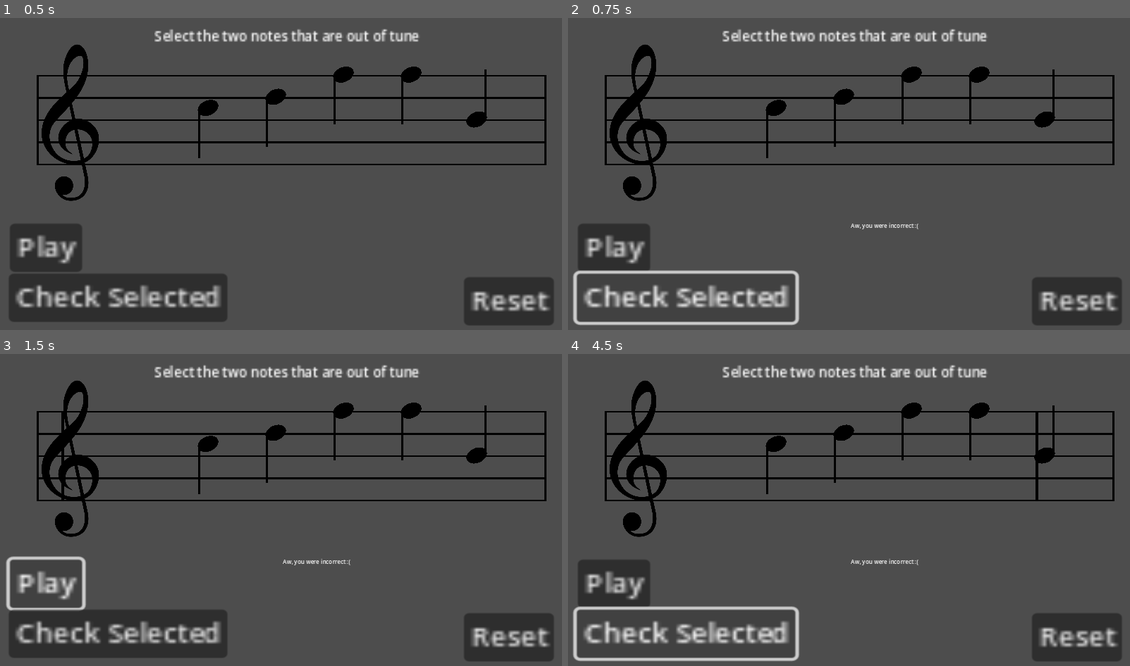
Above: before the commit, frames 1-4 (two rows, left to right).
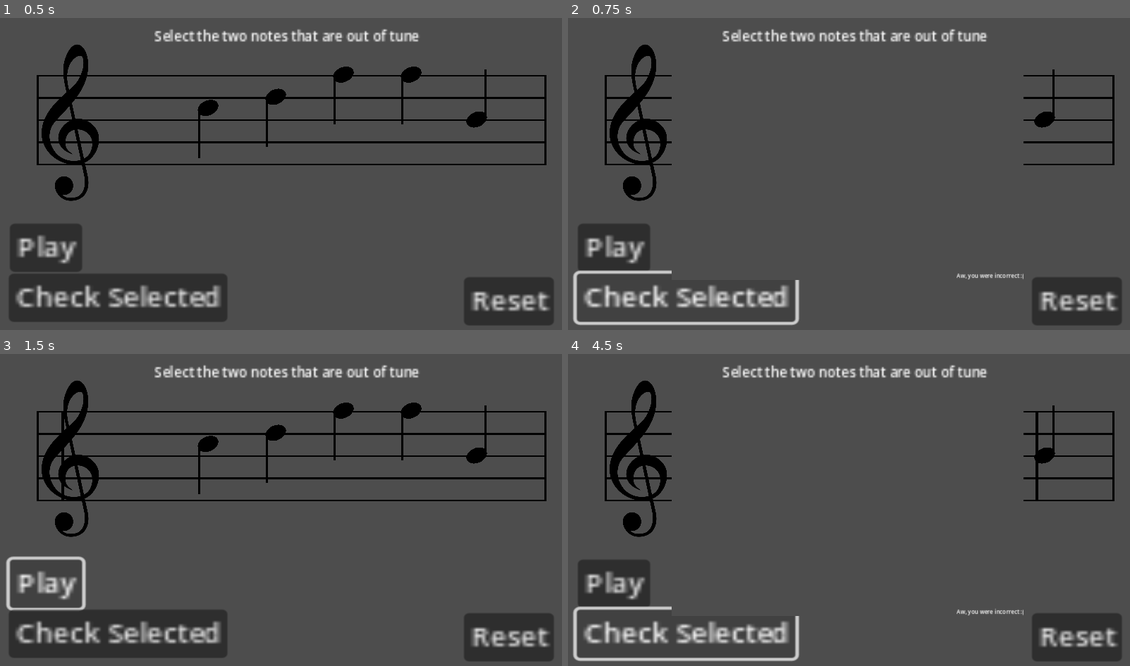
Above: after the commit, the same moments.

Repository: Sniggiho/COMP225-Reluna
Game: Godot game, scene res://Scenes/firstScene.tscn
Two runs of this game, one before a commit and one after it. Both use one fixed random seed, a clock stepped at 60 frames per second and the inputs below.
Inputs (mouse positions are in pixels of both pictures, inside the frame that each line leads up to):
- Up to frame 1 (0.5 s): no input
- Up to frame 2 (0.75 s): click "Check Selected" at 0.5 s
- Up to frame 3 (1.5 s): click "Play" at 1.25 s
- Up to frame 4 (4.5 s): click "Play" at 2 s; click (775, 444) at 2.77 s; click (775, 444) at 3.52 s; click "Check Selected" at 4.25 s

Frame 1 is identical in both runs. In frame 2, 2.9% of the frame differs, in the area x 18-82%, y 15-84%; in frame 3, 0.1%; in frame 4, 2.9%.

Commit message:
added popup window for feedback

Diff:
--- /dev/null
+++ b/Project/Scenes/FeedbackPopup.gd
@@ -0,0 +1,15 @@
+extends Popup
+
+
+# Called when the node enters the scene tree for the first time.
+func _ready():
+	pass # Replace with function body.
+
+
+# Called every frame. 'delta' is the elapsed time since the previous frame.
+func _process(delta):
+	pass
+
+
+func _on_check_button_pressed():
+	popup()
--- a/Project/Scenes/LevelManager/LevelManager.gd
+++ b/Project/Scenes/LevelManager/LevelManager.gd
@@ -116,7 +116,7 @@
 
 	var correct : bool = listOfDetunedNotes.hash() == playersSelectedNotes.hash()
 
-	var feedbackText = get_parent().find_child("feedbackTemp")
+	var feedbackText = get_parent().find_child("Popup").find_child("feedbackTemp")
 
 	## TODO
 	if correct:
--- a/Project/Scenes/firstScene.tscn
+++ b/Project/Scenes/firstScene.tscn
@@ -2,8 +2,8 @@
 
 [ext_resource type="Script" path="res://Scenes/AudioStreamPlayerTest.gd" id="1_x644u"]
 [ext_resource type="Script" path="res://Scenes/LevelManager/LevelManager.gd" id="1_xad2n"]
-[ext_resource type="Script" path="res://Scenes/windowTest.gd" id="5_1dk32"]
 [ext_resource type="PackedScene" uid="uid://dq0mp8xmuh00" path="res://Scenes/MusicStaff/MusicStaff.tscn" id="5_bafn2"]
+[ext_resource type="Script" path="res://Scenes/FeedbackPopup.gd" id="5_r4b1t"]
 
 [node name="Main" type="Node2D"]
 
@@ -83,27 +83,25 @@
 offset_bottom = 900.0
 color = Color(0.262745, 0.262745, 0.262745, 0.494118)
 
-[node name="Window" type="Window" parent="."]
-title = "Test Window"
+[node name="Popup" type="Popup" parent="."]
+title = "Feedback"
 initial_position = 1
-size = Vector2i(500, 500)
+size = Vector2i(901, 615)
+script = ExtResource("5_r4b1t")
+
+[node name="feedbackTemp" type="RichTextLabel" parent="Popup"]
+offset_left = 808.0
+offset_top = 592.0
+offset_right = 901.0
+offset_bottom = 615.0
+text = "I popped up"
+fit_content = true
+autowrap_mode = 0
+
+[node name="ColorRect" type="ColorRect" parent="Popup"]
 visible = false
-content_scale_mode = 2
-script = ExtResource("5_1dk32")
-
-[node name="ColorRect" type="ColorRect" parent="Window"]
 offset_right = 40.0
 offset_bottom = 40.0
-
-[node name="PopupMenu" type="PopupMenu" parent="."]
-size = Vector2i(500, 500)
-
-[node name="feedbackTemp" type="RichTextLabel" parent="."]
-offset_left = 808.0
-offset_top = 592.0
-offset_right = 1219.0
-offset_bottom = 759.0
-mouse_filter = 2
 
 [node name="RichTextLabel" type="RichTextLabel" parent="."]
 offset_left = 443.0
@@ -116,9 +114,7 @@
 
 [connection signal="pressed" from="PlayButton" to="MusicStaff" method="_on_play_button_pressed"]
 [connection signal="pressed" from="CheckButton" to="LevelManager" method="checkPlayerInput"]
+[connection signal="pressed" from="CheckButton" to="Popup" method="_on_check_button_pressed"]
 [connection signal="pressed" from="ResetButton" to="LevelManager" method="_reset"]
 [connection signal="pressed" from="Debug/ButtonForDetuned" to="Debug/AudioStreamPlayer" method="_on_button_pressed"]
 [connection signal="pressed" from="Debug/ButtonForInTune" to="Debug/AudioStreamPlayer" method="_on_button_for_in_tune_pressed"]
-[connection signal="close_requested" from="Window" to="Window" method="_on_close_requested"]
-[connection signal="mouse_entered" from="Window" to="Window" method="_on_mouse_entered"]
-[connection signal="window_input" from="Window" to="Window" method="_on_window_input"]
